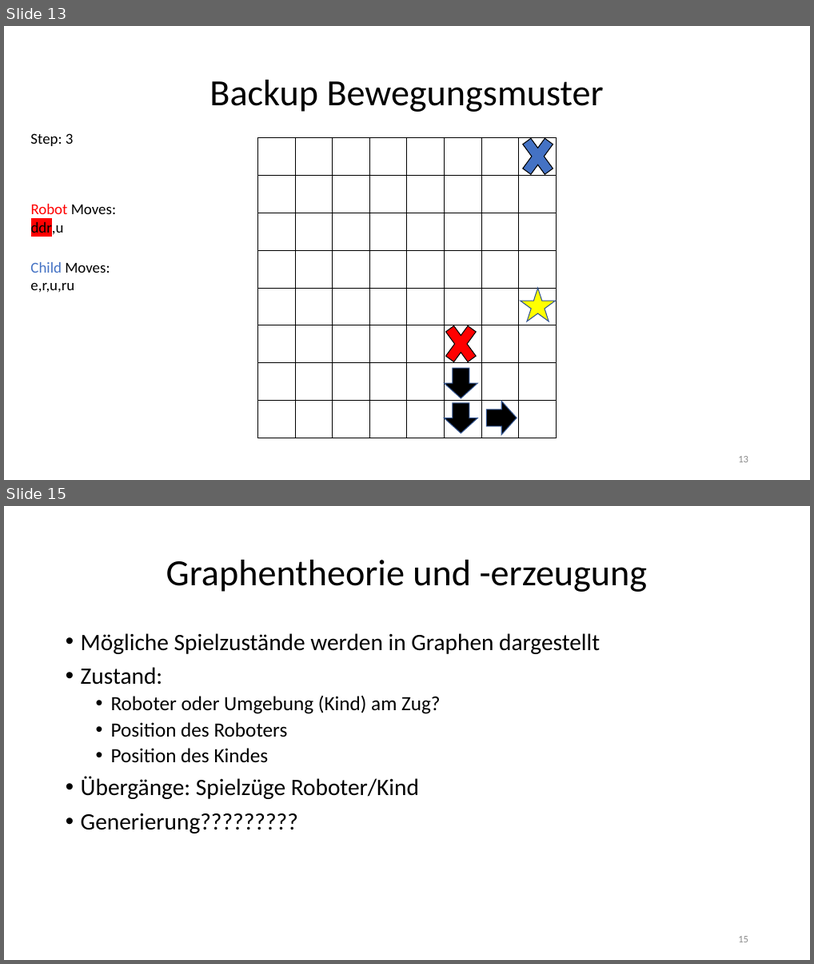
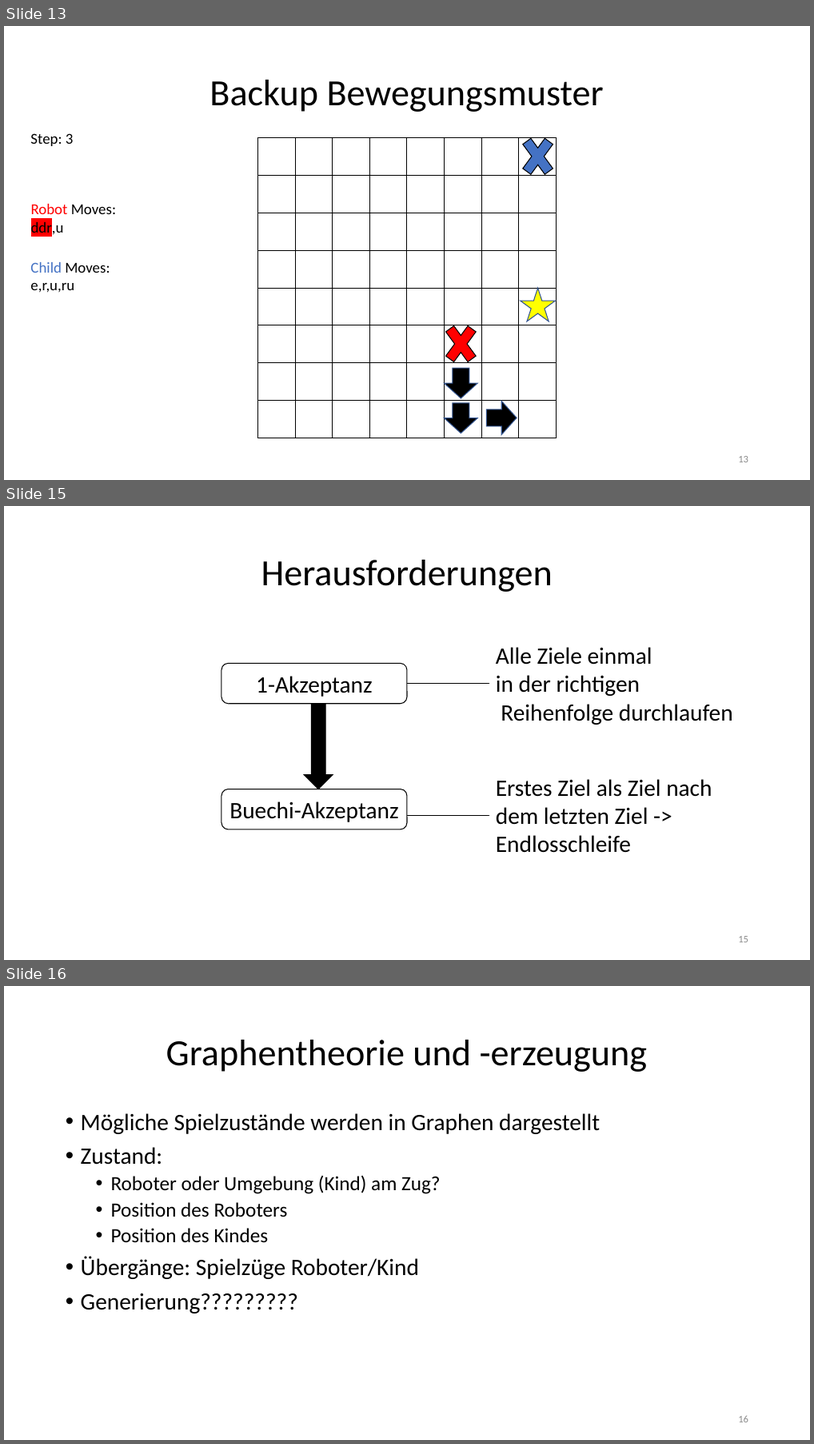
Before and after one commit to jhbruhn/fmes, a slide deck: Dokumentation/Roboter.pptx. Shown one above the other, each under a label of ours: slides 13 and 15 before the commit, slides 13, 15 and 16 after it; the slides between them are not shown. The pictures are 814x964 and 814x1444 pixels, drawn with LibreOffice and Linux fonts; fonts in the diff are those of the drawing. Boxes give left, top, right and bottom in pixels: in the first picture for what was removed or moved away, otherwise in the second. Text is boxed around its words. In the diff, an @@ line names an element or a change of style, - is before the commit and + after.

```diff
--- a/Dokumentation/Roboter.pptx
+++ b/Dokumentation/Roboter.pptx
@@ slide 15 added at [4,506,810,960], background #FFFFFF @@
@@ title added at [262,560,553,592], 44 pt, text #000000 @@
+Herausforderungen
@@ text added at [496,647,734,724], 28 pt, text #000000 @@
+Alle Ziele einmal
+in der richtigen
+Reihenfolge durchlaufen
@@ rounded rectangle added at [222,664,407,704], fill #FFFFFF, outline #000000 1 pt, 28 pt, text #000000 @@
+1-Akzeptanz
@@ line added from (490, 684) to (407, 684), #000000 1.5 pt @@
@@ down arrow added at [305,704,333,789], fill #000000, outline #000000 1 pt @@
@@ rounded rectangle added at [222,789,407,830], fill #FFFFFF, outline #000000 1 pt, 28 pt, text #000000 @@
+Buechi-Akzeptanz
@@ text added at [496,779,712,852], 28 pt, text #000000 @@
+Erstes Ziel als Ziel nach
+dem letzten Ziel ->
+Endlosschleife
@@ line added from (490, 815) to (407, 815), #000000 1.5 pt @@
@@ page number added at [738,936,749,942], 12 pt, text #8C8C8C @@
+15
@@ what was slide 15 is now slide 16 @@
```
Also in this commit, not shown: 4 slides changed, 1 other slide added.
